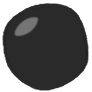
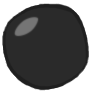
Layer changes from the first 92 × 92 image to the second:
painted on "1 line" over [2, 3, 89, 91]
